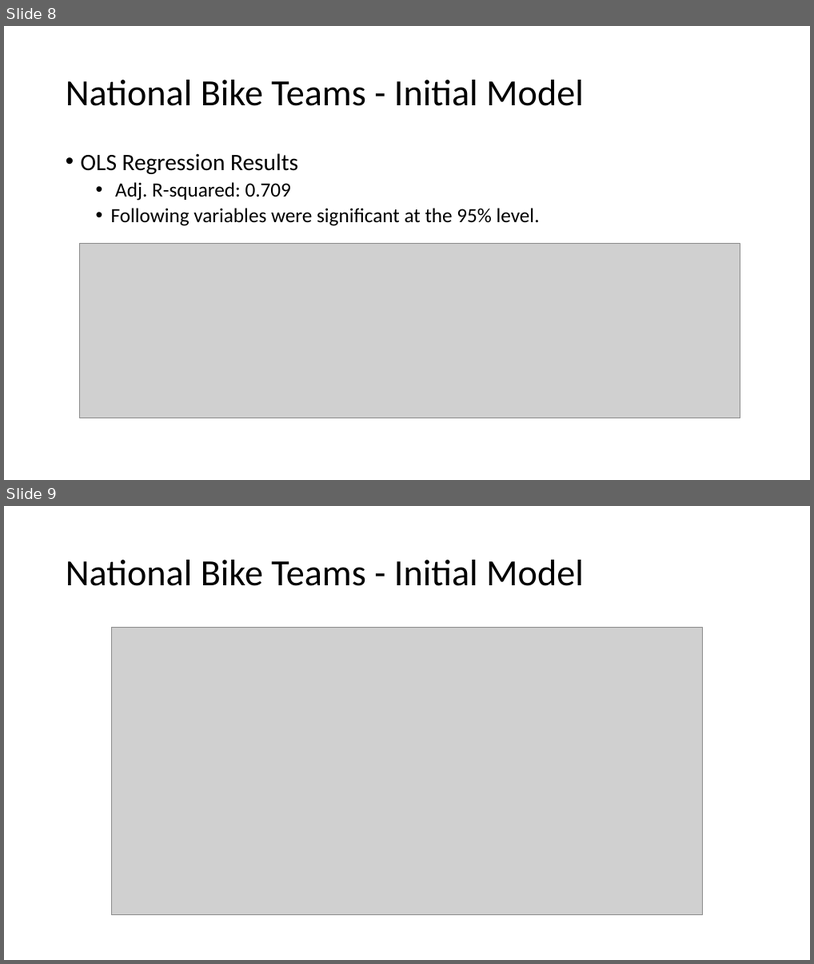
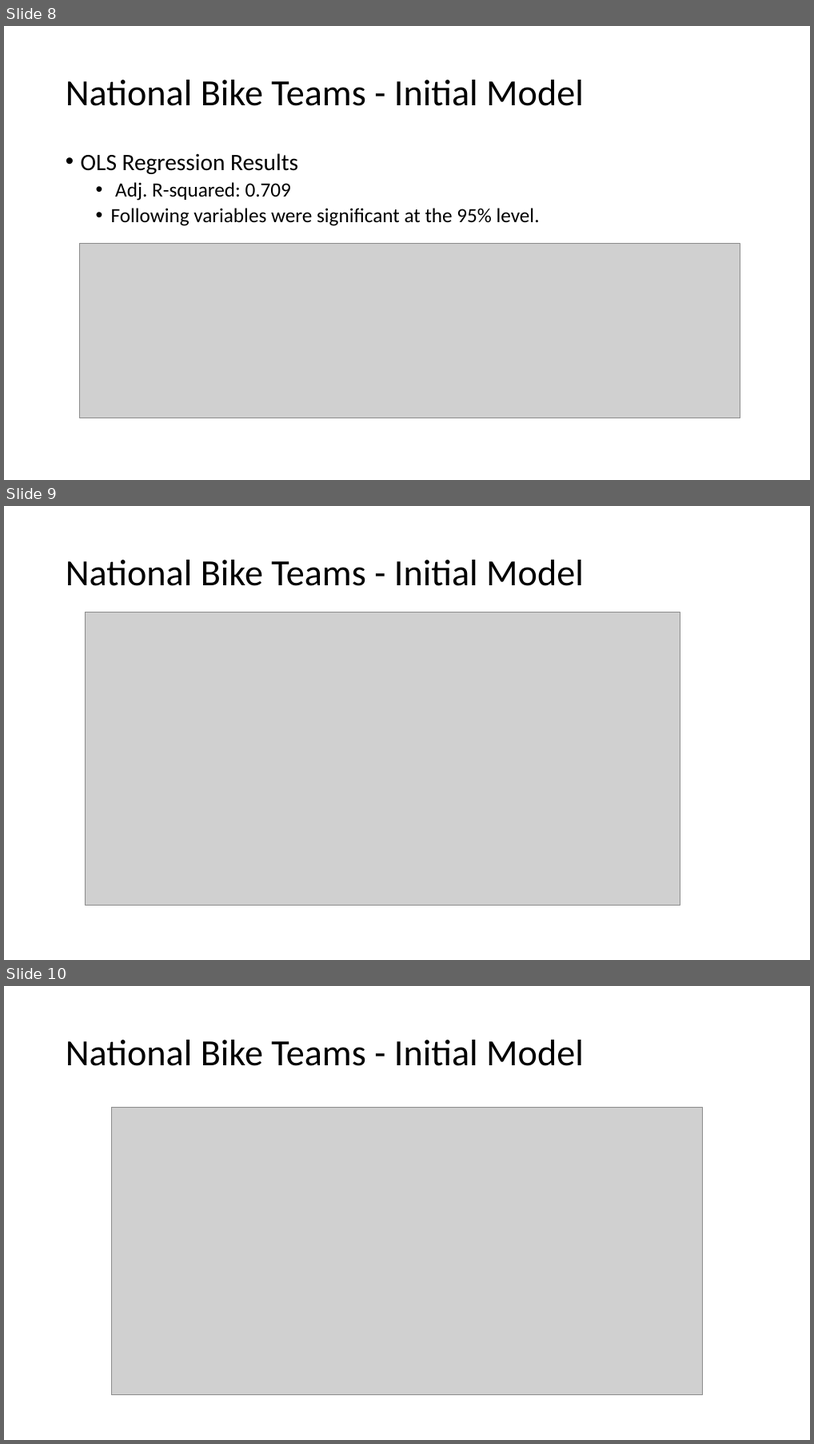
Before and after one commit to mills-jeffreyb/GENBA894, a slide deck: Mills_Jeff_CapstoneProject_Presentation_Revised Models.pptx. Shown one above the other, each under a label of ours: slides 8 and 9 before the commit, slides 8, 9 and 10 after it. The pictures are 814x964 and 814x1444 pixels, drawn with LibreOffice and Linux fonts; fonts in the diff are those of the drawing; grey boxes stand for pictures. Boxes give left, top, right and bottom in pixels: in the first picture for what was removed or moved away, otherwise in the second. Text is boxed around its words. In the diff, an @@ line names an element or a change of style, - is before the commit and + after.

```diff
--- a/Mills_Jeff_CapstoneProject_Presentation_Revised Models.pptx
+++ b/Mills_Jeff_CapstoneProject_Presentation_Revised Models.pptx
@@ slide 9 added at <box>4,506,810,960</box>, background #FFFFFF @@
@@ title added at <box>66,560,584,586</box>, 44 pt, text #000000 @@
+National Bike Teams - Initial Model
@@ picture added at <box>85,612,680,904</box> @@
@@ what was slide 9 is now slide 10 @@
```
Also in this commit, not shown: 1 other slide added.
